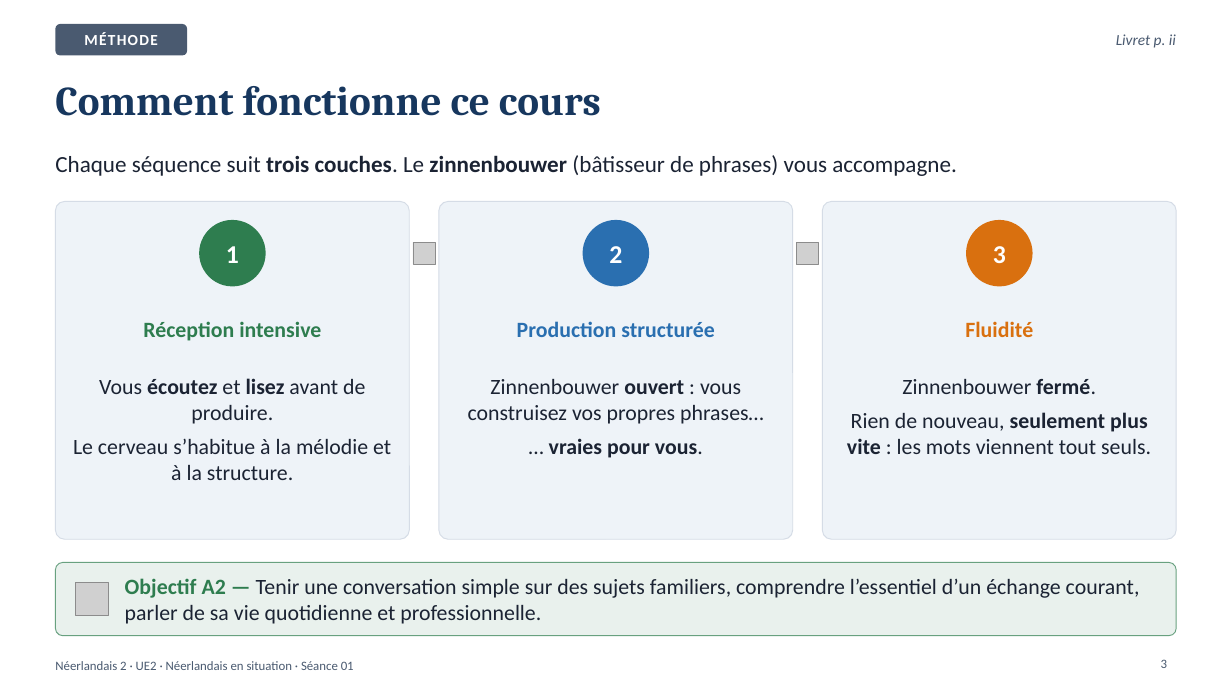
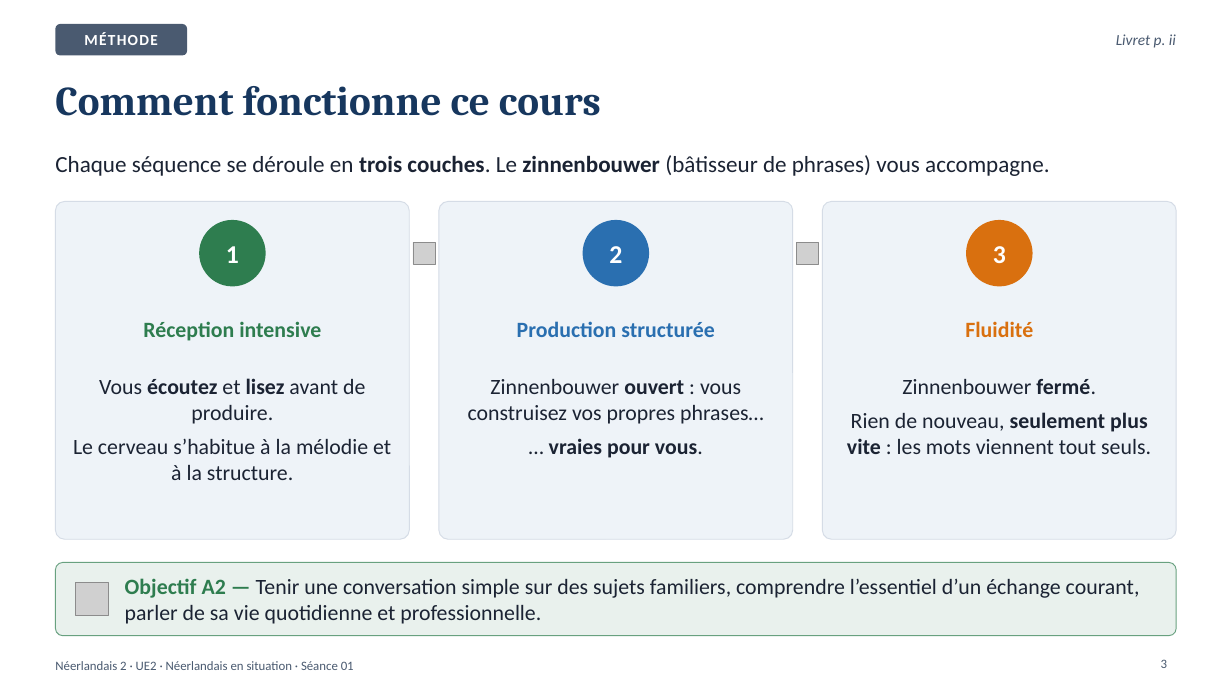
Before and after one commit to ajouniaux/talenleren, a slide deck: slide 3 of neerlandais2/powerpoints/Seance_01_Kennismaking_Goedemorgen.pptx. Drawn at 1232x693 pixels with LibreOffice and Linux fonts; fonts in the diff are those of the drawing; grey boxes stand for pictures. Boxes give left, top, right and bottom in pixels: in the first picture for what was removed or moved away, otherwise in the second. Text is boxed around its words. In the diff, an @@ line names an element or a change of style, - is before the commit and + after.

```diff
--- a/neerlandais2/powerpoints/Seance_01_Kennismaking_Goedemorgen.pptx
+++ b/neerlandais2/powerpoints/Seance_01_Kennismaking_Goedemorgen.pptx
@@ text at (x1=55, y1=155, x2=1049, y2=176): text changed @@
-Chaque séquence suit trois couches. Le zinnenbouwer (bâtisseur de phrases) vous accompagne.
+Chaque séquence se déroule en trois couches. Le zinnenbouwer (bâtisseur de phrases) vous accompagne.
```
Also in this commit, not shown: 18 other slides changed, 1 other file.
